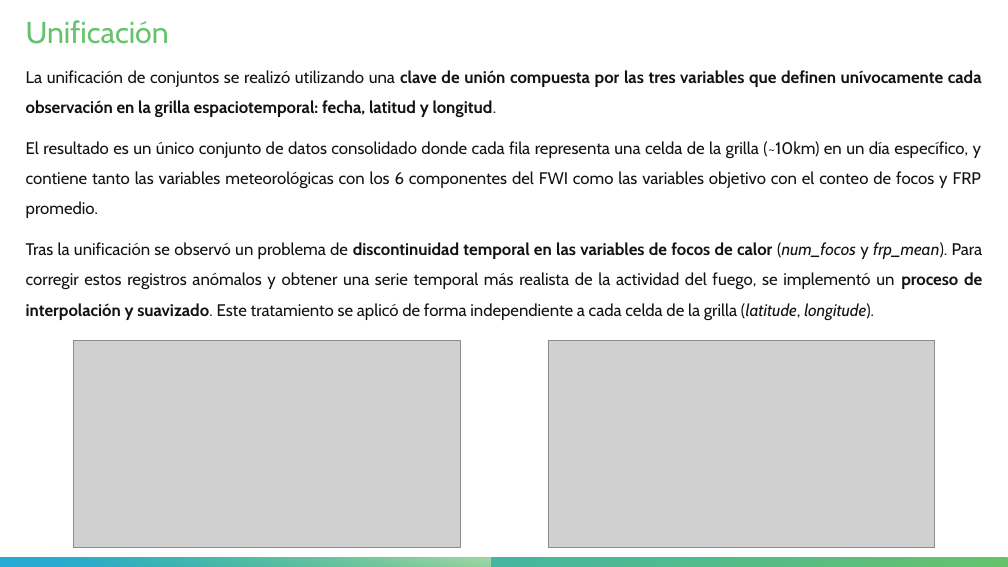
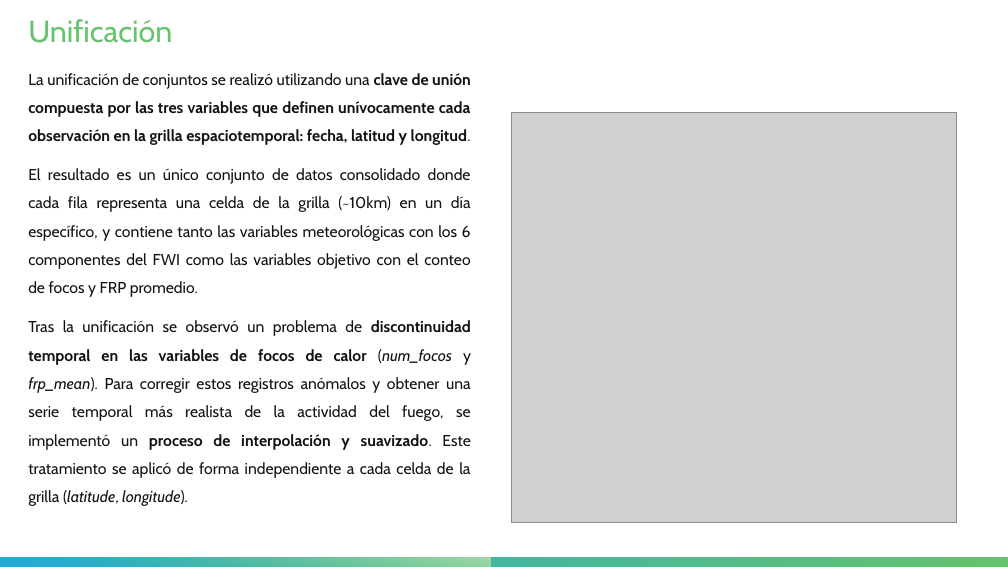
Before and after one commit to HunterCitto/199---Seminario-Final, a slide deck: slide 19 of docs/Entregas/Presentación/Incendios forestales de la Patagonia Andina.pptx. Drawn at 1008x567 pixels with LibreOffice and Linux fonts; fonts in the diff are those of the drawing; grey boxes stand for pictures. Boxes give left, top, right and bottom in pixels: in the first picture for what was removed or moved away, otherwise in the second. Text is boxed around its words. In the diff, an @@ line names an element or a change of style, - is before the commit and + after.

```diff
--- a/docs/Entregas/Presentación/Incendios forestales de la Patagonia Andina.pptx
+++ b/docs/Entregas/Presentación/Incendios forestales de la Patagonia Andina.pptx
@@ title "Unificación" at [28, 19, 172, 43]: size 28.8 to 29 pt; vertical alignment top to middle @@
@@ text "La unificación de conjuntos se ..." at [28, 73, 471, 506]: size 16 to 15 pt @@
@@ picture added at [511, 113, 957, 523] @@
@@ picture removed at [73, 340, 461, 547] @@
@@ picture removed at [548, 340, 935, 547] @@
```
Also in this commit, not shown: 2 other slides changed, 1 slide added, 8 other files.
